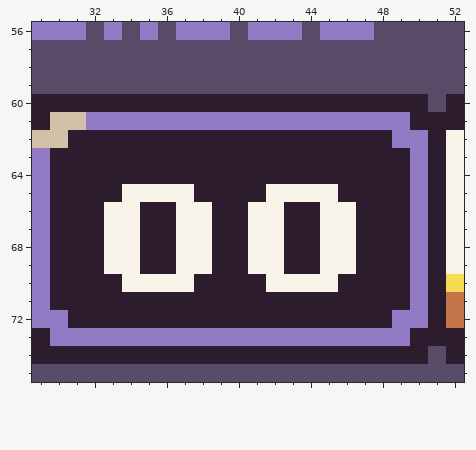
Pixel-art file: Resources/Tools/ScriptTool/ui-comp-v1.aseprite. The picture above is the old version.
512x512 pixels, 1 frame. Shown: x 29..52, y 56..75. The commit also changed other parts of the picture, which this record leaves out.
New version:
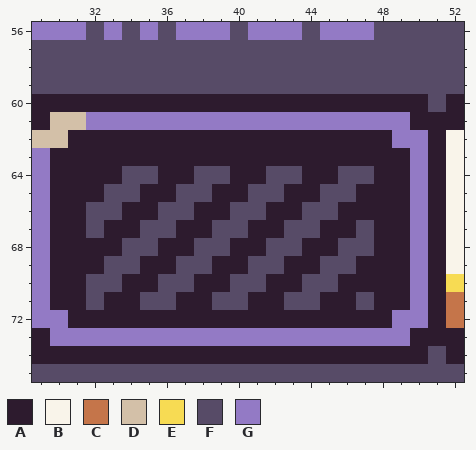
Palette (. is transparent): A #2d1b2e  B #f9f4ea  C #c5754a  D #d3c0a8  E #f7db53  F #574b67  G #937ac5
Diff:
{"where": "layer \"Stepper\""}
{"y":64,"x":34,"old":"AA","new":"FF"}
{"y":64,"x":38,"old":"AA","new":"FF"}
{"y":64,"x":42,"old":"AA","new":"FF"}
{"y":64,"x":46,"old":"AA","new":"FF"}
{"y":65,"x":33,"old":"ABBBBA","new":"FFAAFF"}
{"y":65,"x":41,"old":"ABBBBA","new":"FFAAFF"}
{"y":66,"x":32,"old":"ABB","new":"FFA"}
{"y":66,"x":36,"old":"ABB","new":"FFA"}
{"y":66,"x":40,"old":"ABB","new":"FFA"}
{"y":66,"x":44,"old":"ABB","new":"FFA"}
{"y":67,"x":32,"old":"ABBAABBAABBAABBA","new":"FAAFFAAFFAAFFAAF"}
{"y":68,"x":33,"old":"BBA","new":"AFF"}
{"y":68,"x":37,"old":"BBA","new":"AFF"}
{"y":68,"x":41,"old":"BBA","new":"AFF"}
{"y":68,"x":45,"old":"BBA","new":"AFF"}
{"y":69,"x":33,"old":"BB","new":"FF"}
{"y":69,"x":37,"old":"BB","new":"FF"}
{"y":69,"x":41,"old":"BB","new":"FF"}
{"y":69,"x":45,"old":"BB","new":"FF"}
{"y":70,"x":32,"old":"AABBBB","new":"FFAAFF"}
{"y":70,"x":40,"old":"AABBBB","new":"FFAAFF"}
{"y":71,"x":32,"old":"A","new":"F"}
{"y":71,"x":35,"old":"AA","new":"FF"}
{"y":71,"x":39,"old":"AA","new":"FF"}
{"y":71,"x":43,"old":"AA","new":"FF"}
{"y":71,"x":47,"old":"A","new":"F"}
